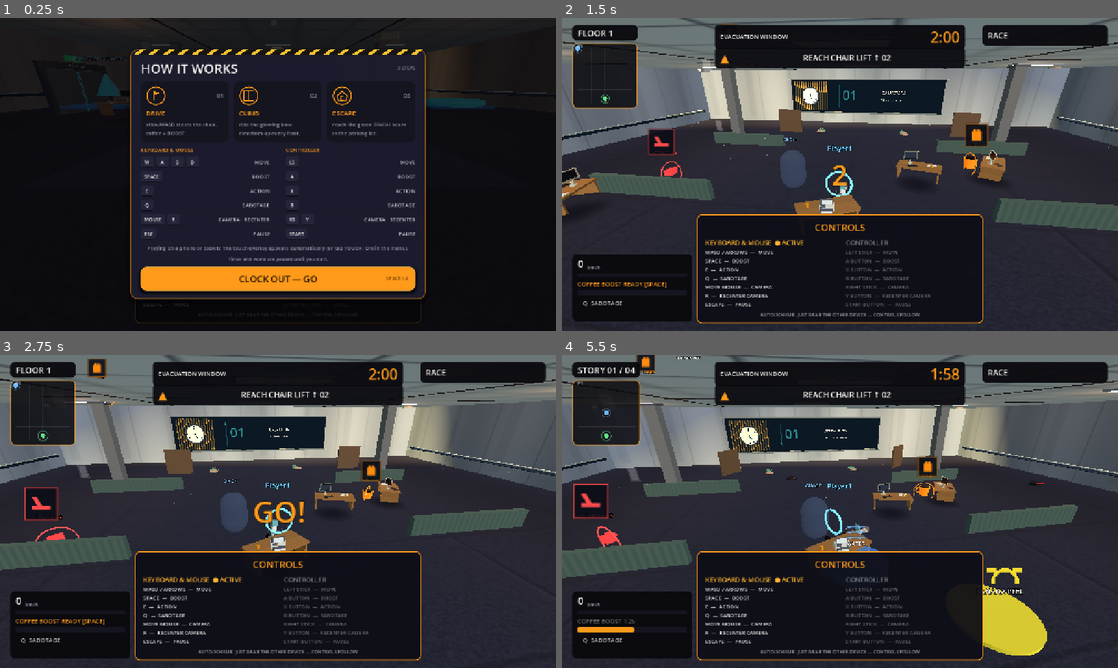
Above: before the commit, frames 1-4 (two rows, left to right).
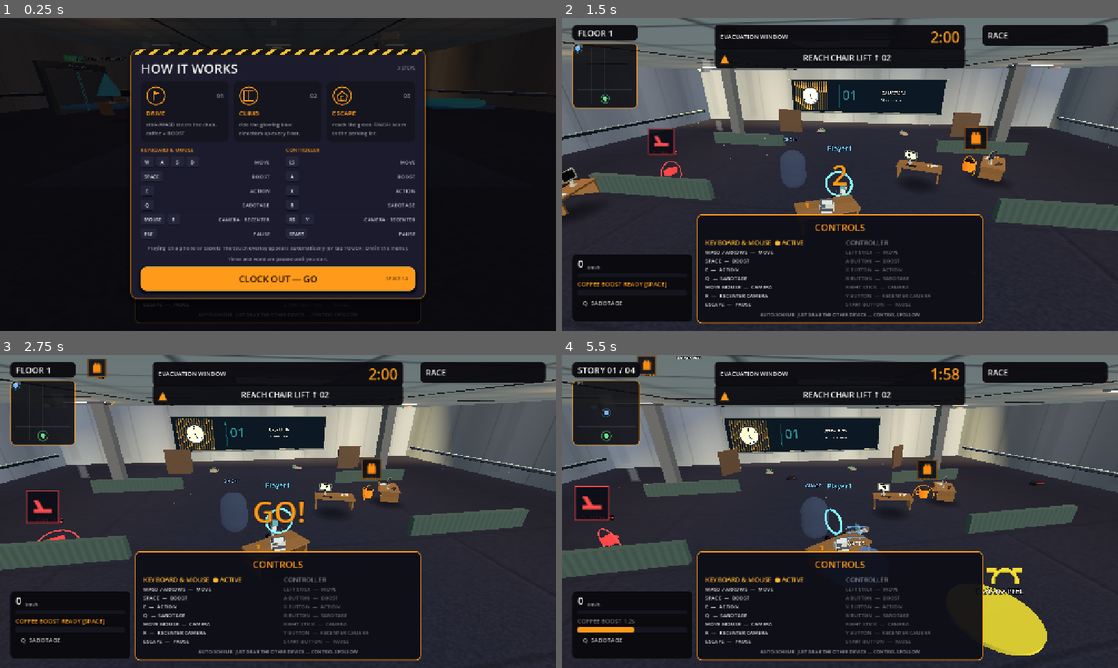
Above: after the commit, the same moments.

Repository: jiracipika/friday-evacuation
Game: Godot game, scene res://scenes/Evacuation.tscn
Two runs of this game, one before a commit and one after it. Both use one fixed random seed, a clock stepped at 60 frames per second and the inputs below. This scene is started directly instead of the project's main scene.
Inputs (mouse positions are in pixels of both pictures, inside the frame that each line leads up to):
- Up to frame 1 (0.25 s): no input
- Up to frame 2 (1.5 s): click "CLOCK OUT — GO" at 0.5 s; tap Enter (ui_accept) at 1.25 s; move the mouse to (867, 174) at 1.27 s; hold W (move_forward) from 1.28 s (still down); hold E (action) from 1.28 s (still down); click (867, 174) at 1.42 s
- Up to frame 3 (2.75 s): keep holding W (move_forward); tap Enter (ui_accept) at 1.52, 1.82, 2.27, 2.57 s; move the mouse to (250, 511) at 2.02 s; release E (action) at 2.03 s; tap Space (boost) at 2.1 s
- Up to frame 4 (5.5 s): keep holding W (move_forward); move the mouse to (851, 505) at 2.77 s; hold R (recenter_camera) 2.78-3.53 s; move the mouse to (834, 517) at 3.52 s; tap Q (sabotage) at 3.6 s; click (834, 517) at 3.67 s; tap Enter (ui_accept) at 3.77, 4.07, 4.52, 4.82, 5.27 s; move the mouse to (878, 514) at 4.27 s; tap J at 4.35 s; move the mouse to (795, 508) at 5.02 s; tap Keypad Enter at 5.1 s

The runs differ from the first frame. In frame 1, less than 0.1% of the frame differs, in the area x 19-22%, y 23-28%; in frame 2, 0.6%; in frame 3, 0.8%; in frame 4, 1.0%, in the area x 2-71%, y 0-62%.

Commit message:
standings: DNF rows for non-finishers — stranded LAN players stay visible on a timeout

Diff:
--- a/scripts/Evacuation.gd
+++ b/scripts/Evacuation.gd
@@ -2390,6 +2390,35 @@
 					var own_row := _standings_row(finish_order[own_placement - 1], own_placement, true)
 					standings.add_child(own_row)
 					_animate_standings_row(own_row, 5)
+				# Non-finishers show as DNF rows so LAN players can see who
+				# got stranded (and by how many). On a full finish the
+				# roster is fully in finish_order and no rows appear. The
+				# racing roster is local_player + remote_players nodes —
+				# the `players` array only tracks a finish-count threshold.
+				var dnf_idx := 0
+				var roster: Array = []
+				if is_instance_valid(local_player):
+					roster.append({"id": local_player.get_instance_id(), "name": local_player.player_display_name})
+				for remote in remote_players.values():
+					if is_instance_valid(remote) and "player_display_name" in remote:
+						roster.append({"id": remote.get_instance_id(), "name": remote.player_display_name})
+				for p in roster:
+					var finished := false
+					for entry in finish_order:
+						if entry.player_id == int(p.id):
+							finished = true
+							break
+					if finished:
+						continue
+					dnf_idx += 1
+					var dnf_row := _standings_row({
+						"player_id": int(p.id),
+						"name": String(p.name),
+						"time": -1.0,
+					}, 0, false)
+					dnf_row.name = "StandRowDNF%d" % dnf_idx
+					standings.add_child(dnf_row)
+					_animate_standings_row(dnf_row, 5 + dnf_idx)
 				if own_placement >= 2:
 					var a11y_place = load("res://scripts/Accessibility.gd")
 					if a11y_place:
@@ -2451,8 +2480,11 @@
 	var is_ghost: bool = entry.has("is_ghost") and bool(entry.is_ghost)
 	if is_ghost:
 		row.modulate = Color(1.0, 1.0, 1.0, 0.55)
+	elif placement <= 0:
+		row.modulate = Color(1.0, 1.0, 1.0, 0.7)
 	var place := Label.new()
-	place.text = _ordinal(placement)
+	# placement 0 = DNF row (non-finisher on a timed-out race).
+	place.text = "DNF" if placement <= 0 else _ordinal(placement)
 	place.custom_minimum_size.x = 34
 	place.add_theme_font_size_override("font_size", 12)
 	place.add_theme_color_override("font_color",
--- a/scripts/ResultsCelebrationTest.gd
+++ b/scripts/ResultsCelebrationTest.gd
@@ -240,6 +240,57 @@
 	scene3.queue_free()
 	await process_frame
 
+	# ================= TIMEOUT / DNF CASE =================
+	# A timed-out race lists non-finishers as dimmed DNF rows so LAN
+	# players can see who got stranded. Remotes are staged the way the
+	# game does it: PlayerChair nodes in remote_players.
+	var scene4: Node = await _boot()
+	var chair_scene: PackedScene = load("res://scenes/PlayerChair.tscn")
+	var sam: Node = chair_scene.instantiate()
+	sam.player_display_name = "Slow Sam"
+	scene4.add_child(sam)
+	scene4.remote_players[8642] = sam
+	var lena: Node = chair_scene.instantiate()
+	lena.player_display_name = "Lost Lena"
+	scene4.add_child(lena)
+	scene4.remote_players[8643] = lena
+	var partial: Array[Dictionary] = [
+		{"player_id": scene4.local_player.get_instance_id(), "name": "YOU", "time": 59.9},
+	]
+	scene4.finish_order = partial
+	scene4._end_race()
+	await create_timer(0.6).timeout
+	var standings4: VBoxContainer = scene4.get_node("UI/ResultsPanel/VBox").get_node_or_null("StandingsList")
+	check(standings4 != null, "timeout-case standings list present")
+	if standings4:
+		var dnf_rows: Array[String] = []
+		for row in standings4.get_children():
+			if not (row is HBoxContainer) or row.is_queued_for_deletion():
+				continue
+			var place_text := ""
+			var name_text := ""
+			for cell in row.get_children():
+				if cell is Label:
+					var t: String = cell.text
+					if t == "DNF":
+						place_text = t
+					elif not t.ends_with("s") and t != "—":
+						name_text = t
+			if place_text == "DNF":
+				dnf_rows.append(name_text)
+		check(dnf_rows.size() == 2,
+			"timeout shows one DNF row per non-finisher (got %d: %s)" % [dnf_rows.size(), str(dnf_rows)])
+		check("Slow Sam" in dnf_rows and "Lost Lena" in dnf_rows,
+			"DNF rows name the players who didn't finish")
+	var finisher_rows := 0
+	if standings4:
+		for row in standings4.get_children():
+			if row is HBoxContainer and not row.is_queued_for_deletion():
+				finisher_rows += 1
+	check(finisher_rows == 3, "finisher row + both DNF rows present (got %d)" % finisher_rows)
+	scene4.queue_free()
+	await process_frame
+
 	# Restore the user's real career stats no matter how the checks landed.
 	if saved_bytes.size() > 0:
 		var f := FileAccess.open(save_path, FileAccess.WRITE)
